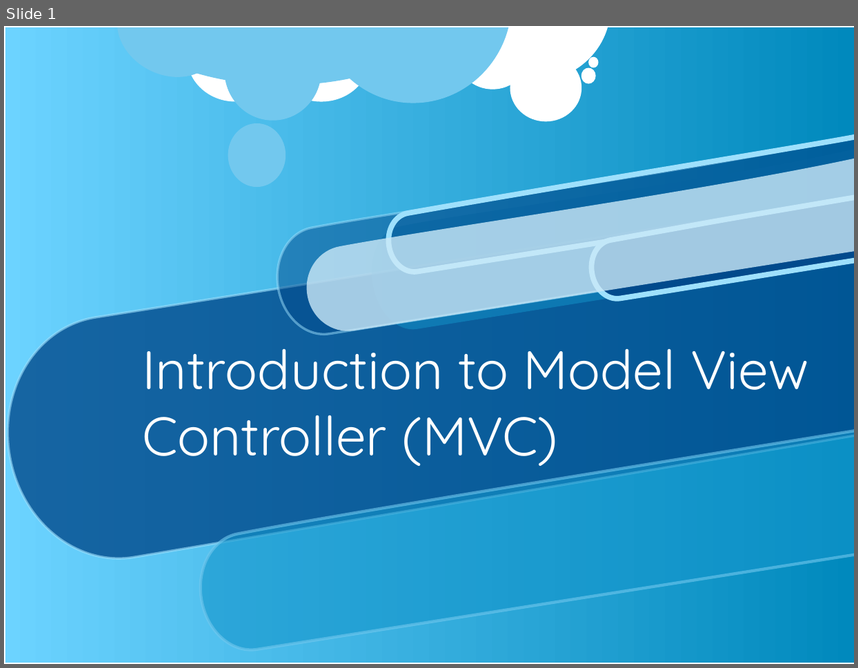
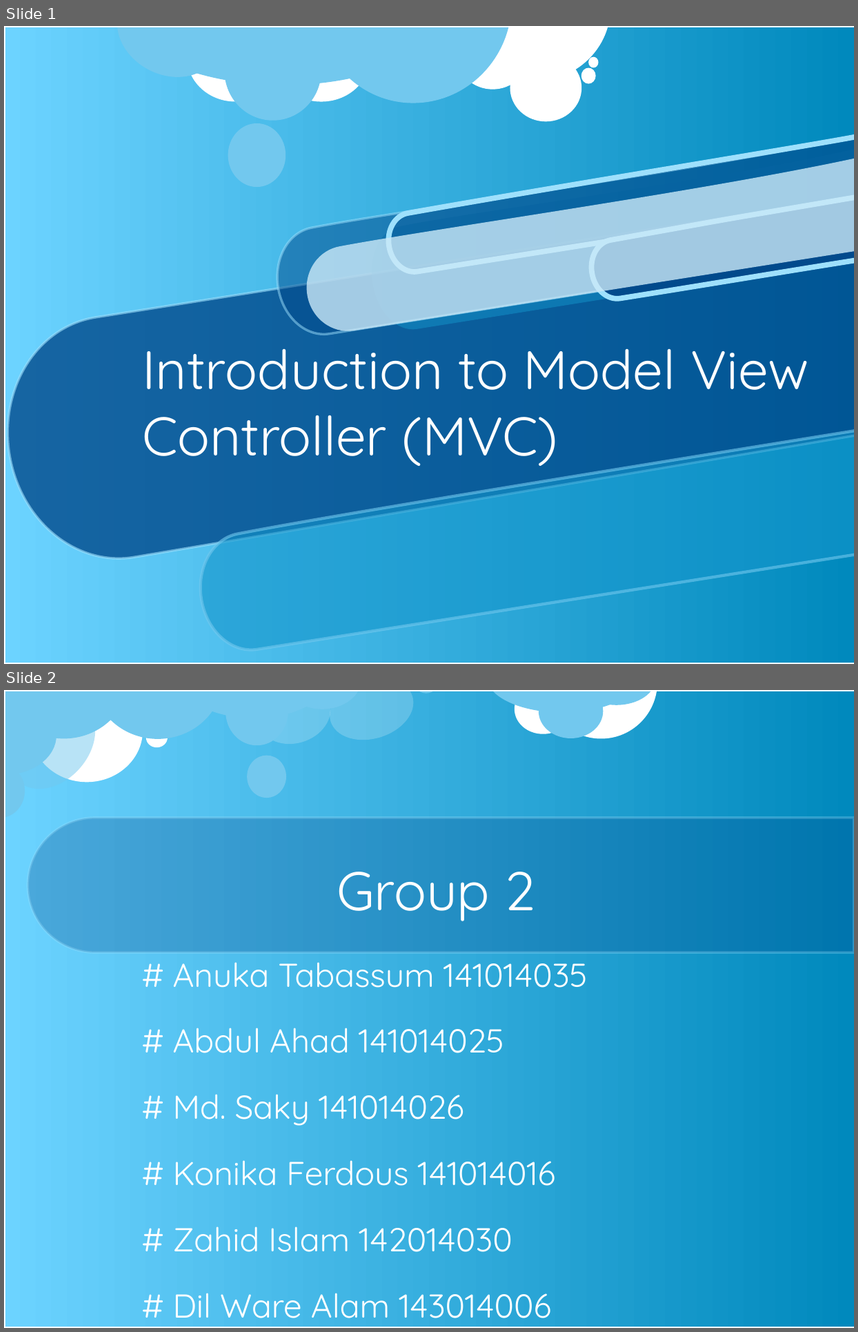
Before and after one commit to bugChanger/E-receipit_for_CSE404, a slide deck: MVC & use_case.ppt. Shown one above the other, each under a label of ours: slide 1 before the commit, slides 1 and 2 after it. The pictures are 858x668 and 858x1332 pixels, drawn with LibreOffice and Linux fonts; fonts in the diff are those of the drawing; background and template pictures are left out. Boxes give left, top, right and bottom in pixels: in the first picture for what was removed or moved away, otherwise in the second. Text is boxed around its words. In the diff, an @@ line names an element or a change of style, - is before the commit and + after.

```diff
--- a/MVC & use_case.ppt
+++ b/MVC & use_case.ppt
@@ slide 2 added at [4, 690, 854, 1328], background picture (left out); not listed: 1 template element that a slide beside it also shows @@
@@ group added at [4, 690, 660, 818]: 19 freeform shapes @@
@@ freeform shape added at [28, 817, 854, 952], fill #014A8C at 30% opacity, outline #9EE0FC 2.01 pt @@
@@ text added at [337, 871, 536, 921], 46 pt, text #FFFFFF @@
+Group 2
@@ title added at [173, 962, 588, 1318], 28 pt, text #FFFFFF @@
+# Anuka Tabassum 141014035
+# Abdul Ahad 141014025
+# Md. Saky 141014026
+# Konika Ferdous 141014016
+# Zahid Islam 142014030
+# Dil Ware Alam 143014006
```
Also in this commit, not shown: 2 slides changed, 2 slides removed.
